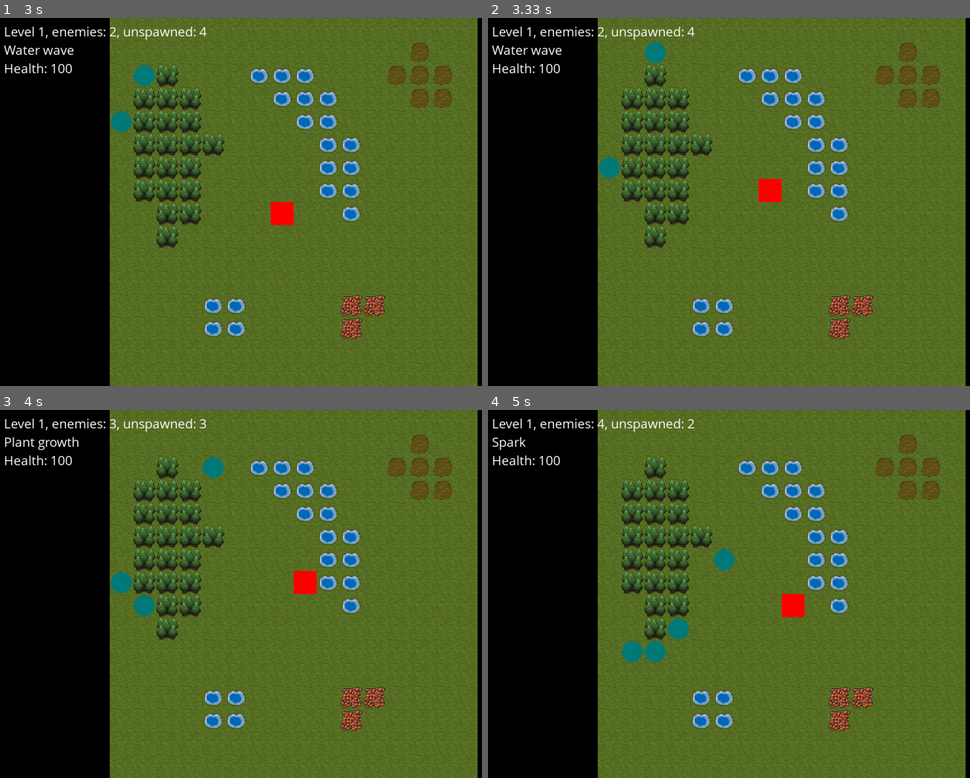
Above: before the commit, frames 1-4 (two rows, left to right).
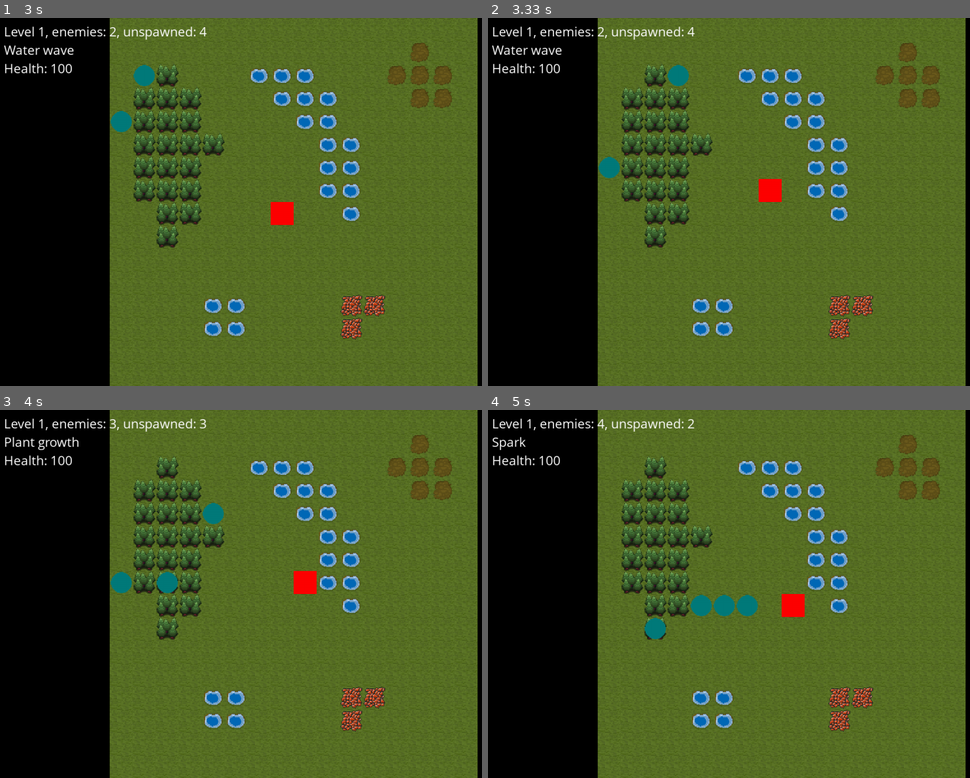
Above: after the commit, the same moments.

Repository: mytinycloud/90D-pygame-scaffold
Game: pygame game, started from main.py
The game is run twice, just before and just after one commit, with the same random seed, the same clock (stepped at 60 frames per second) and the same inputs.
Inputs (mouse positions are in pixels of both pictures, inside the frame that each line leads up to):
- Up to frame 1 (3 s): hold D 0.33-0.8 s; move the mouse to (269, 216) at 0.37 s; hold W 0.83-1.13 s; hold D 1.17-1.63 s; hold A 1.67-2.2 s; hold S 2.23-2.53 s; hold A 2.57-2.97 s
- Up to frame 2 (3.33 s): hold W from 3 s (still down); tap Space at 3.07 s
- Up to frame 3 (4 s): release W at 3.37 s; hold D from 3.4 s (still down); tap Space at 3.47, 3.77 s; tap 2 at 3.55 s
- Up to frame 4 (5 s): release D at 4.03 s; hold S 4.07-4.43 s; tap Space at 4.13, 4.53, 4.83 s; tap 3 at 4.22 s; hold A 4.47-4.93 s; hold D from 4.97 s (still down)

Frame 1 is identical in both runs. In frame 2, 0.4% of the frame differs, in the area x 32-42%, y 6-19%; in frame 3, 0.8%; in frame 4, 1.6%, in the area x 27-57%, y 37-69%.

Commit message:
Speed up A* a little

Diff:
--- a/systems/enemy.py
+++ b/systems/enemy.py
@@ -85,18 +85,20 @@
 
     return enemy
 
+
+COST_MAPPING = {
+    0: 1,   #  Earth
+    1: 3, #  Water
+    2: 2,  #  Mud
+    3: 2,   #  Plant
+    4: 3  #  Ember
+}
+
 '''
 Calculating cost of individual tile for A*
 '''
 def get_cost(value):
-    cost_mapping = {
-        0: 1,   #  Earth
-        1: 100, #  Water
-        2: 10,  #  Mud
-        3: 5,   #  Plant
-        4: 20  #  Ember
-    }
-    return cost_mapping.get(value, 1000)  # Default to infinity for unrecognized values
+    return COST_MAPPING.get(value, 5)  # Default to infinity for unrecognized values
 
 '''
 Heuristic function (Manhattan distance for grid)
@@ -158,7 +160,7 @@
     path.append(e_pos)
     path.reverse()  # Reverse the path to start -> goal
 
-    velocity = Vector2((0,0))
+    velocity = Vector2(0)
 
     # Because system uses last two path nodes for A* to calculate next immediate
     # vector for enemy to take towards player, with paht[0] being the current position
